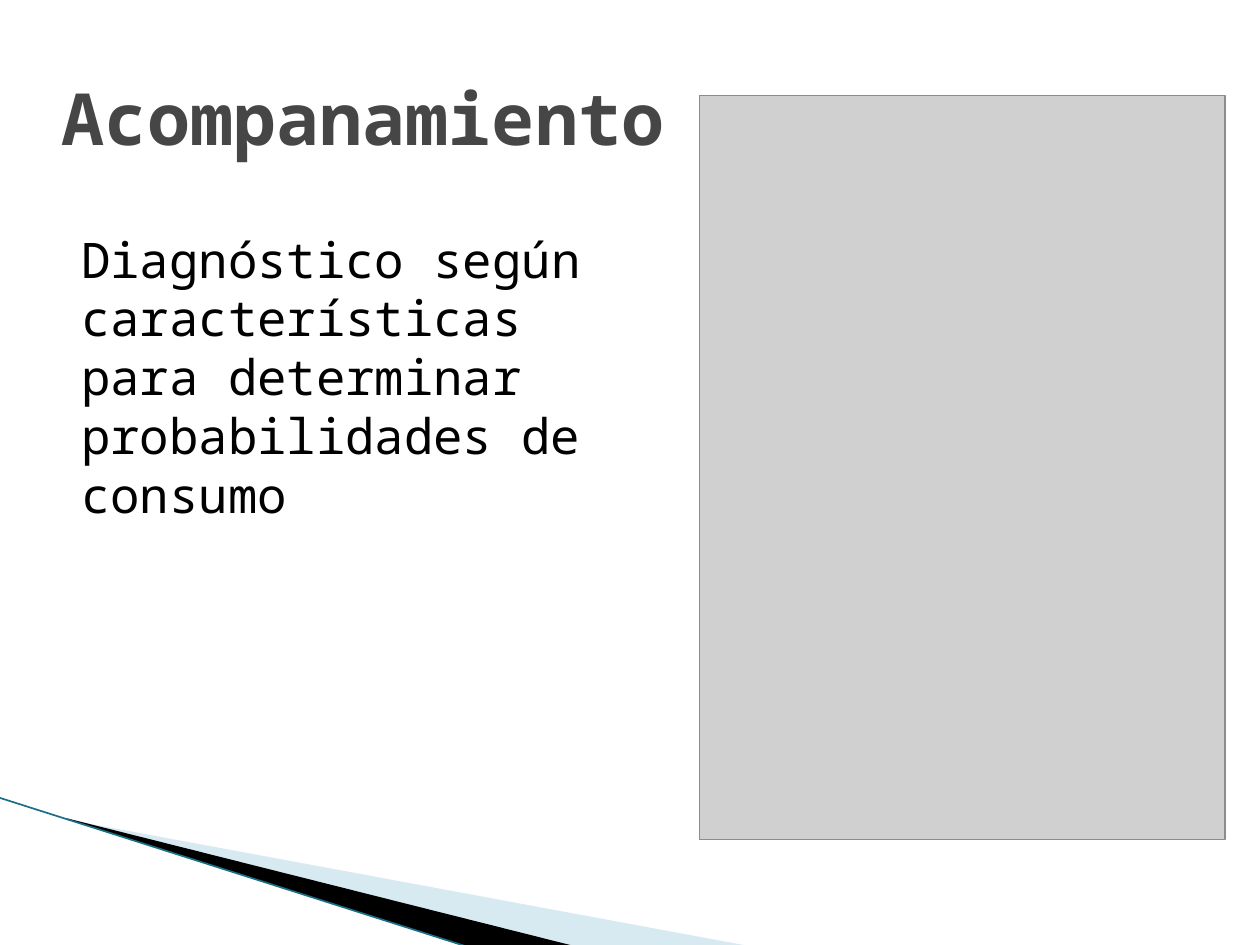
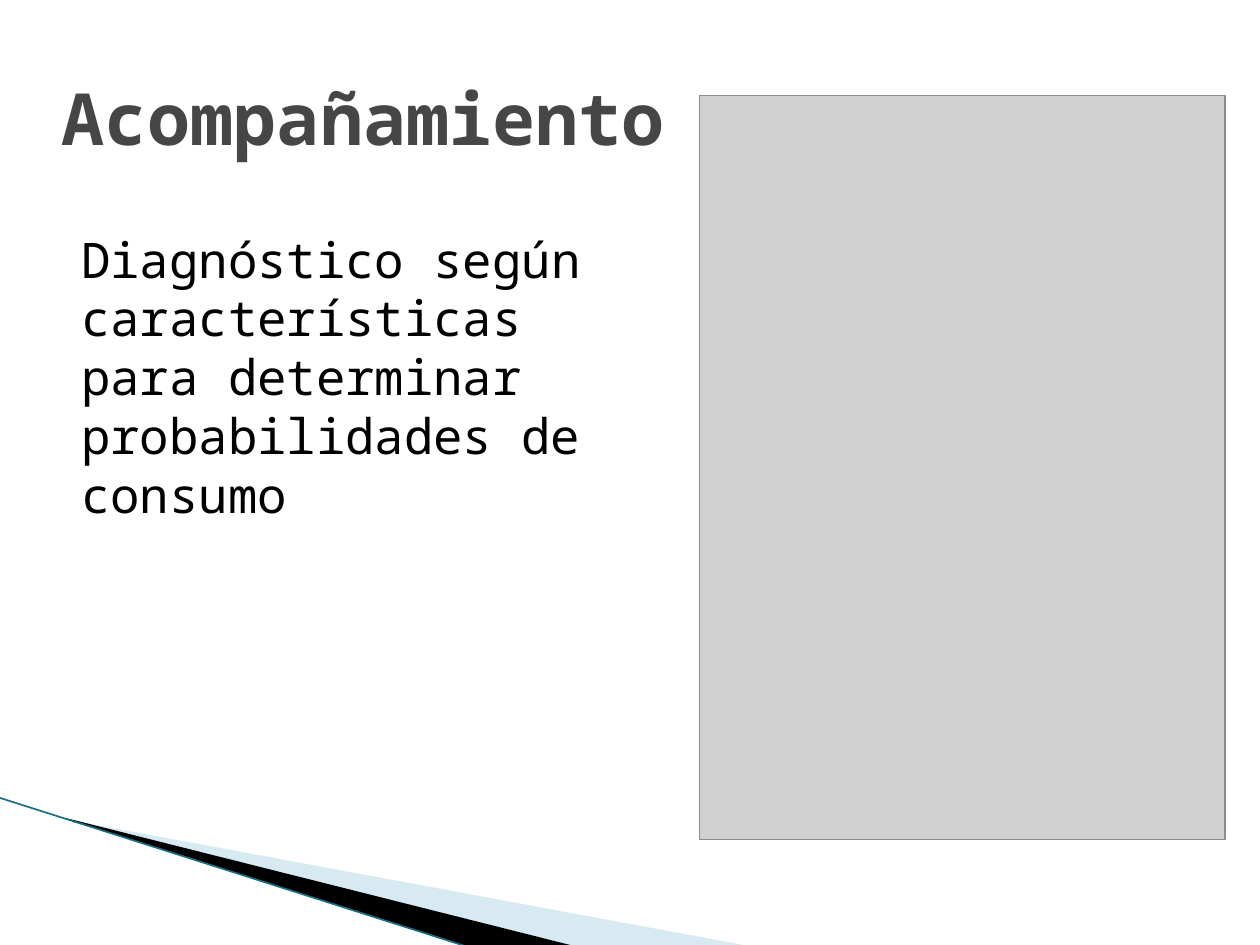
Before and after one commit to anfesmo/Drogas5aConvocatoria, a slide deck: slide 5 of themeforest-6705726-stroller-mobile-tablet-responsive-template/presentacion/odc_presentacion.pptx. Drawn at 1260x945 pixels with LibreOffice and Linux fonts; fonts in the diff are those of the drawing; grey boxes stand for pictures; background and template pictures are left out. Boxes give left, top, right and bottom in pixels: in the first picture for what was removed or moved away, otherwise in the second. Text is boxed around its words. In the diff, an @@ line names an element or a change of style, - is before the commit and + after.

```diff
--- a/themeforest-6705726-stroller-mobile-tablet-responsive-template/presentacion/odc_presentacion.pptx
+++ b/themeforest-6705726-stroller-mobile-tablet-responsive-template/presentacion/odc_presentacion.pptx
@@ title at (x1=62, y1=89, x2=665, y2=163): text changed @@
-Acompanamiento
+Acompañamiento
```
Also in this commit, not shown: 2 other slides changed, 1 other file.
